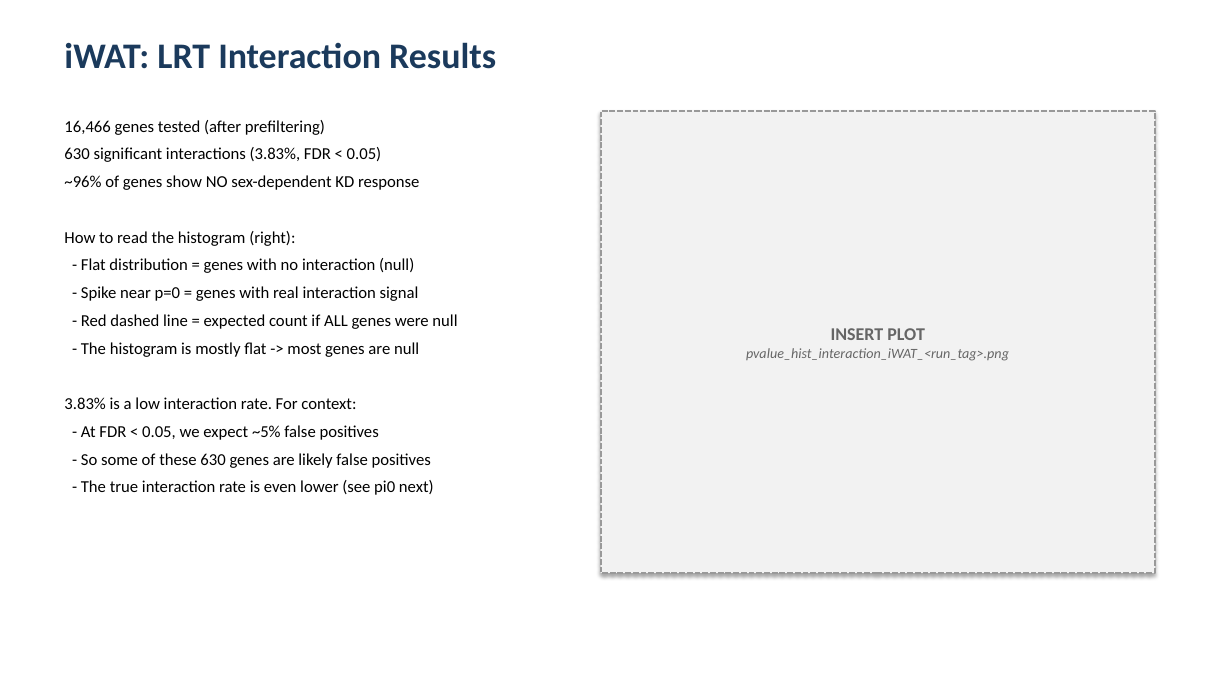
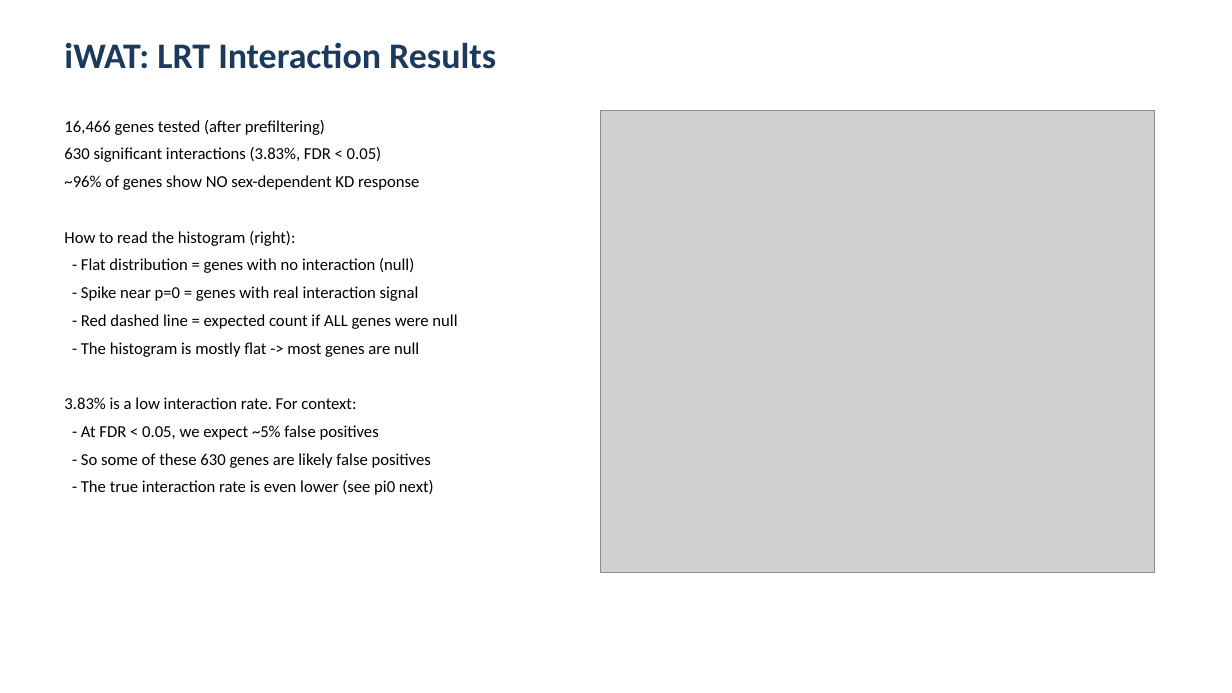
Before and after one commit to lkingcpdtka-ux/KAT8-Project, a slide deck: slide 8 of Results/KAT8_sex_interaction_presentation.pptx. Drawn at 1232x693 pixels with LibreOffice and Linux fonts; fonts in the diff are those of the drawing; grey boxes stand for pictures. Boxes give left, top, right and bottom in pixels: in the first picture for what was removed or moved away, otherwise in the second. Text is boxed around its words. In the diff, an @@ line names an element or a change of style, - is before the commit and + after.

```diff
--- a/Results/KAT8_sex_interaction_presentation.pptx
+++ b/Results/KAT8_sex_interaction_presentation.pptx
@@ rectangle removed at (601, 111, 1155, 573) @@
-INSERT PLOT
-pvalue_hist_interaction_iWAT_<run_tag>.png
@@ picture added at (601, 111, 1155, 573) @@
```
Also in this commit, not shown: 6 other slides changed, 1 slide added, 1 other file.
